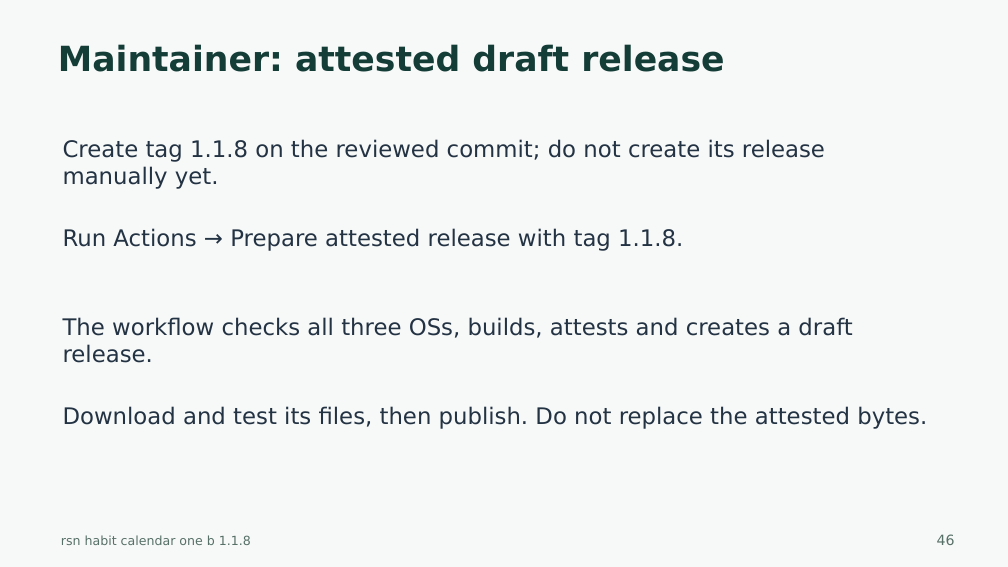
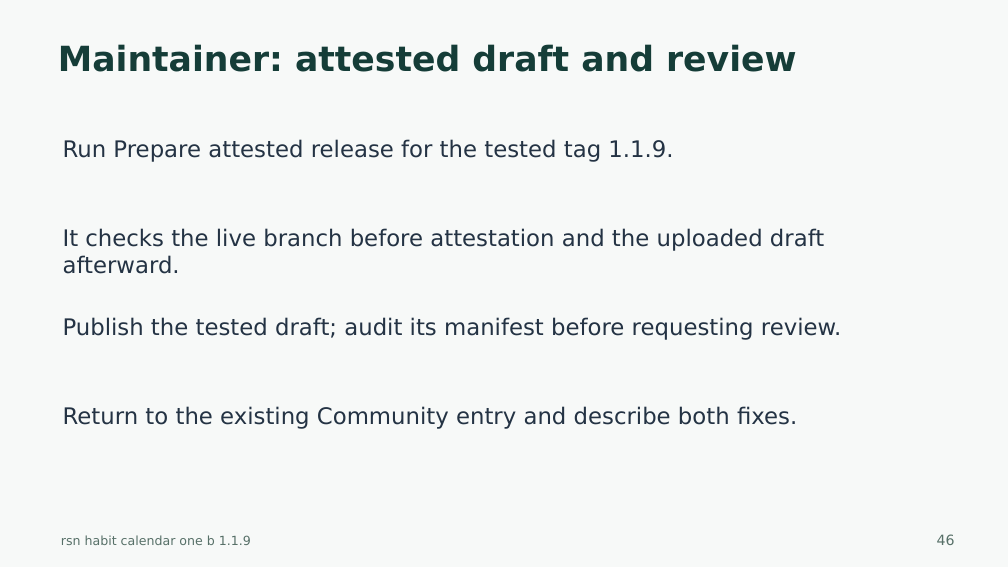
Before and after one commit to harharhari/rsn-habit-tracker-obsidian-plugin, a slide deck: slide 46 of docs/rsn-habit-calendar-one-b-tutorial.pptx. Drawn at 1008x567 pixels with LibreOffice and Linux fonts; fonts in the diff are those of the drawing. Boxes give left, top, right and bottom in pixels: in the first picture for what was removed or moved away, otherwise in the second. Text is boxed around its words. In the diff, an @@ line names an element or a change of style, - is before the commit and + after.

```diff
--- a/docs/rsn-habit-calendar-one-b-tutorial.pptx
+++ b/docs/rsn-habit-calendar-one-b-tutorial.pptx
@@ text at (58,44,796,72): text changed @@
-Maintainer: attested draft release
+Maintainer: attested draft and review
@@ text at (63,139,673,162): text changed @@
-Create tag 1.1.8 on the reviewed commit; do not create its release manually yet.
+Run Prepare attested release for the tested tag 1.1.9.
@@ text at (63,228,824,274): text changed @@
-Run Actions → Prepare attested release with tag 1.1.8.
+It checks the live branch before attestation and the uploaded draft afterward.
@@ text at (63,317,842,340): text changed @@
-The workflow checks all three OSs, builds, attests and creates a draft release.
+Publish the tested draft; audit its manifest before requesting review.
@@ text at (63,406,797,429): text changed @@
-Download and test its files, then publish. Do not replace the attested bytes.
+Return to the existing Community entry and describe both fixes.
```
Also in this commit, not shown: 44 other slides changed, 34 other files.
